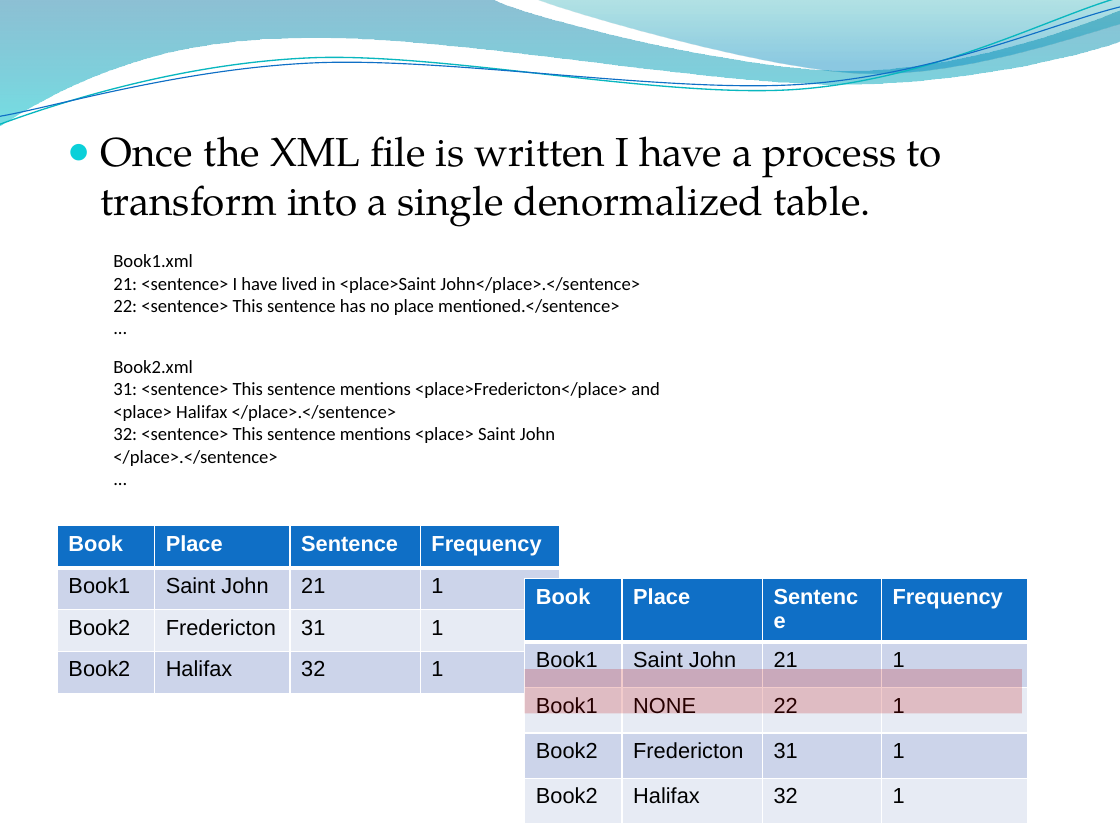
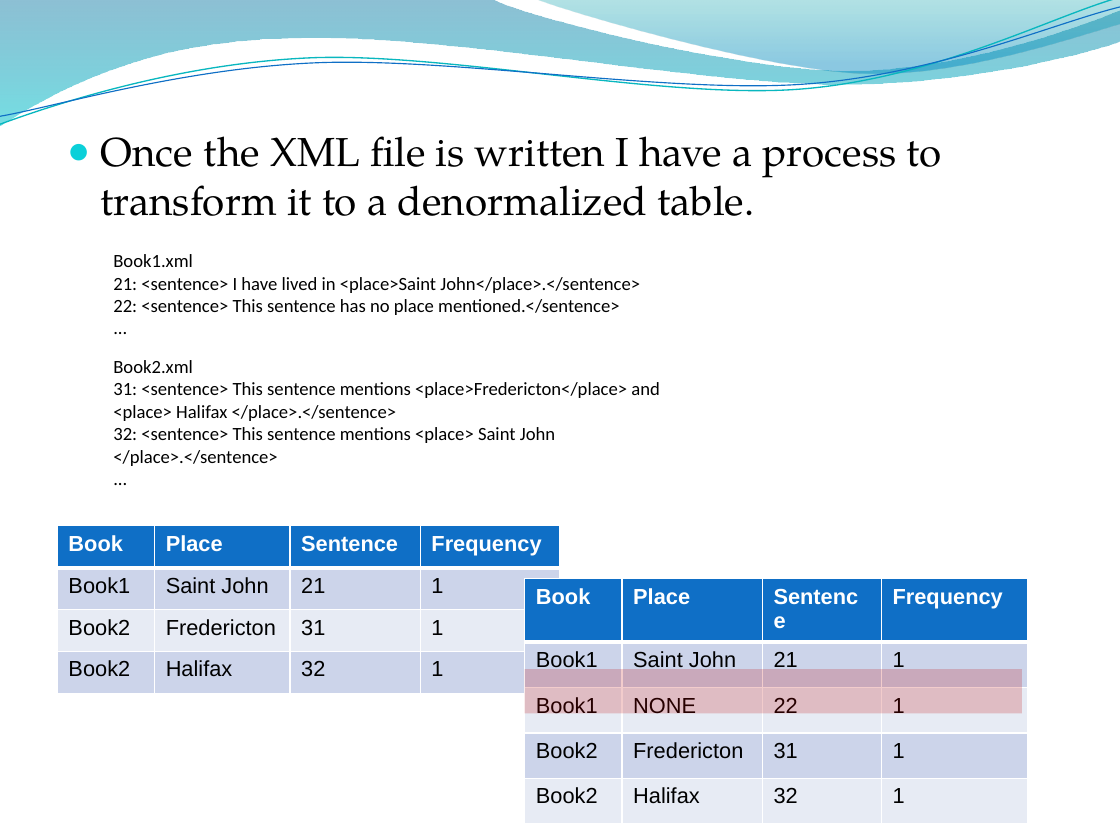
Before and after one commit to edvelezg/unb-dw, a slide deck: slide 13 of project/Presentation/Datawarehousing.pptm. Drawn at 1120x840 pixels with LibreOffice and Linux fonts; fonts in the diff are those of the drawing; background and template pictures are left out. Boxes give left, top, right and bottom in pixels: in the first picture for what was removed or moved away, otherwise in the second. Text is boxed around its words. In the diff, an @@ line names an element or a change of style, - is before the commit and + after.

```diff
--- a/project/Presentation/Datawarehousing.pptm
+++ b/project/Presentation/Datawarehousing.pptm
@@ text at bbox=[101, 136, 942, 216]: text changed @@
-● Once the XML file is written I have a process to transform into a single denormalized table.
+● Once the XML file is written I have a process to transform it to a denormalized table.
```
